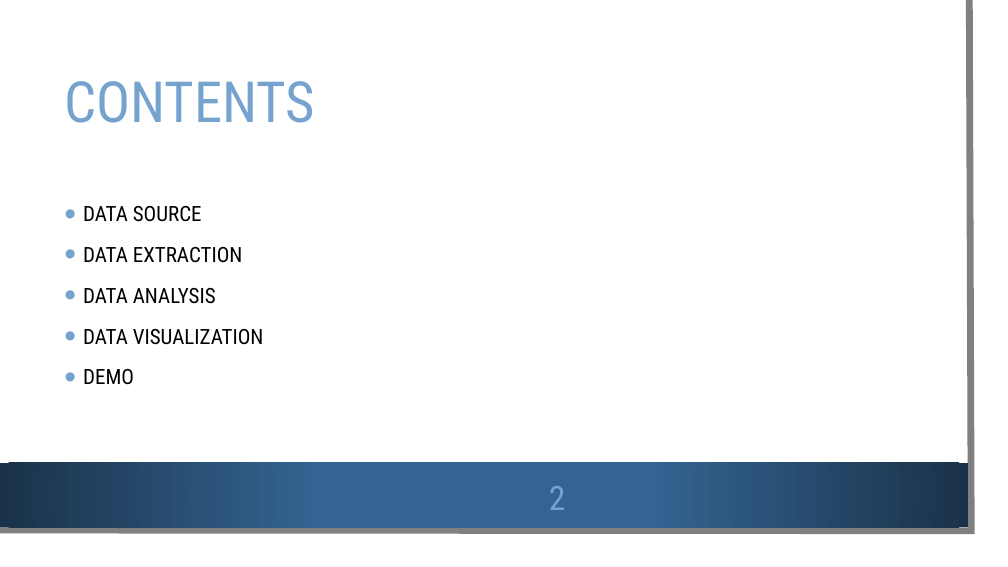
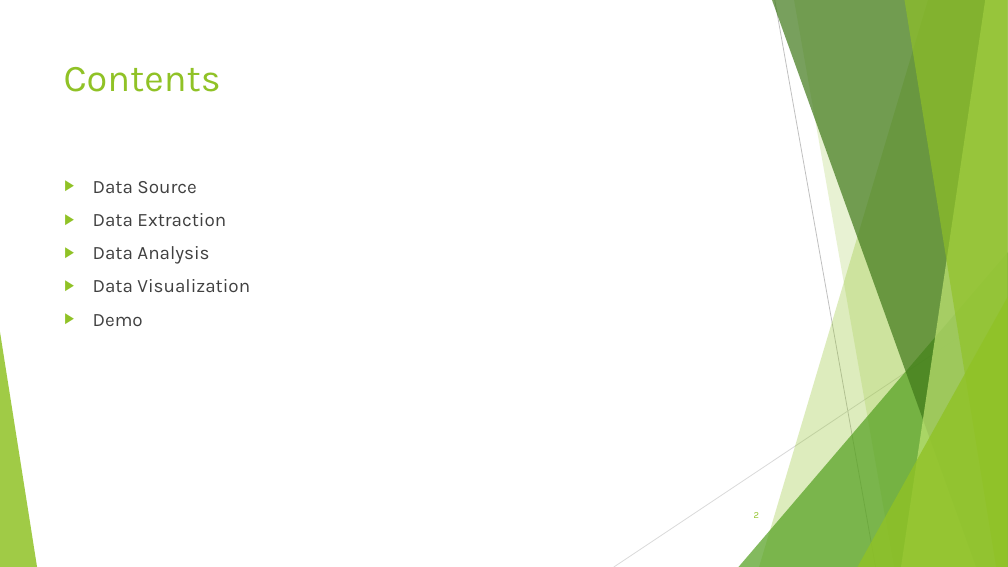
Before and after one commit to Deepthi1003/DataEncoders, a slide deck: slide 2 of Data Encoders.pptx. Drawn at 1008x567 pixels with LibreOffice and Linux fonts; fonts in the diff are those of the drawing; background and template pictures are left out. Boxes give left, top, right and bottom in pixels: in the first picture for what was removed or moved away, otherwise in the second. Text is boxed around its words. In the diff, an @@ line names an element or a change of style, - is before the commit and + after.

Commit message:
Added commentary_analysis.ipynb and Data Encoders.pptx

```diff
--- a/Data Encoders.pptx
+++ b/Data Encoders.pptx
@@ rectangle removed at [0,0,991,550] @@
@@ freeform shape removed at [0,0,972,531] @@
@@ title "Contents" at [64,67,221,92]: vertical alignment middle to top @@
@@ title at [64,67,221,92]: text changed; size 54 to 36 pt; font Roboto Condensed to Karla; text colour #75A2CE to #90C226 @@
-CONTENTS
+Contents
@@ text "Data Source" at [93,181,250,326]: vertical alignment middle to top @@
@@ text at [93,181,250,326]: text changed; size 20 to 18 pt; font Roboto Condensed to Karla; text colour #000000 to #404040 @@
-• DATA SOURCE
-• DATA EXTRACTION
-• DATA ANALYSIS
-• DATA VISUALIZATION
-• DEMO
+▶ Data Source
+▶ Data Extraction
+▶ Data Analysis
+▶ Data Visualization
+▶ Demo
@@ group added at [0,0,1008,567]: 5 freeform shapes, 3 triangles, 2 lines @@
@@ rectangle removed at [0,463,968,527] @@
@@ page number: place and size @@
-page number at [549,486,566,510]
+page number at [754,512,759,518]
@@ page number at [754,512,759,518]: size 32 to 9 pt, font Roboto Condensed to Karla, text colour #75A2CE to #90C226; alignment centre to right @@
```
Also in this commit, not shown: 15 other slides changed, 1 other file.
